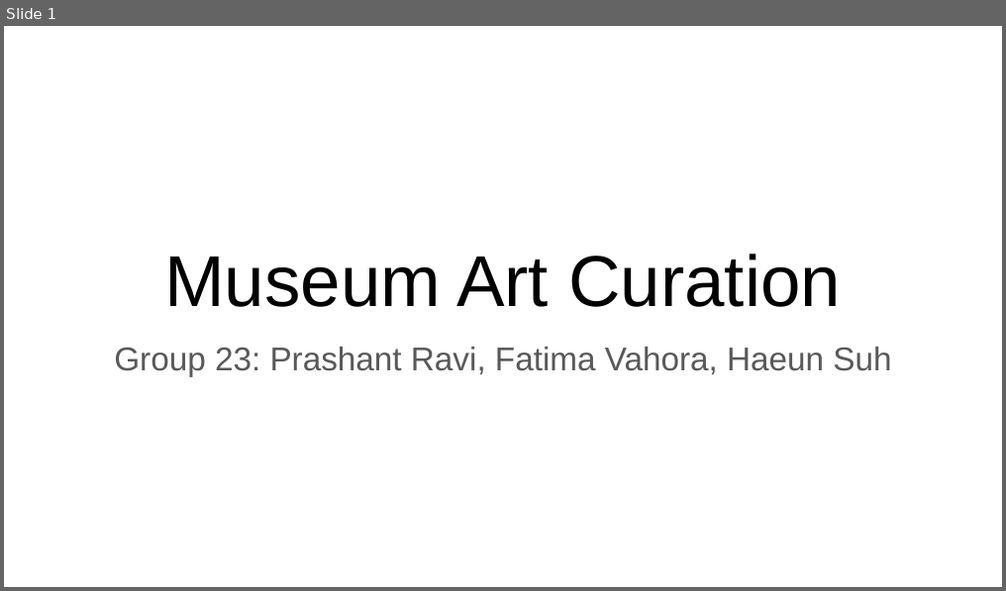
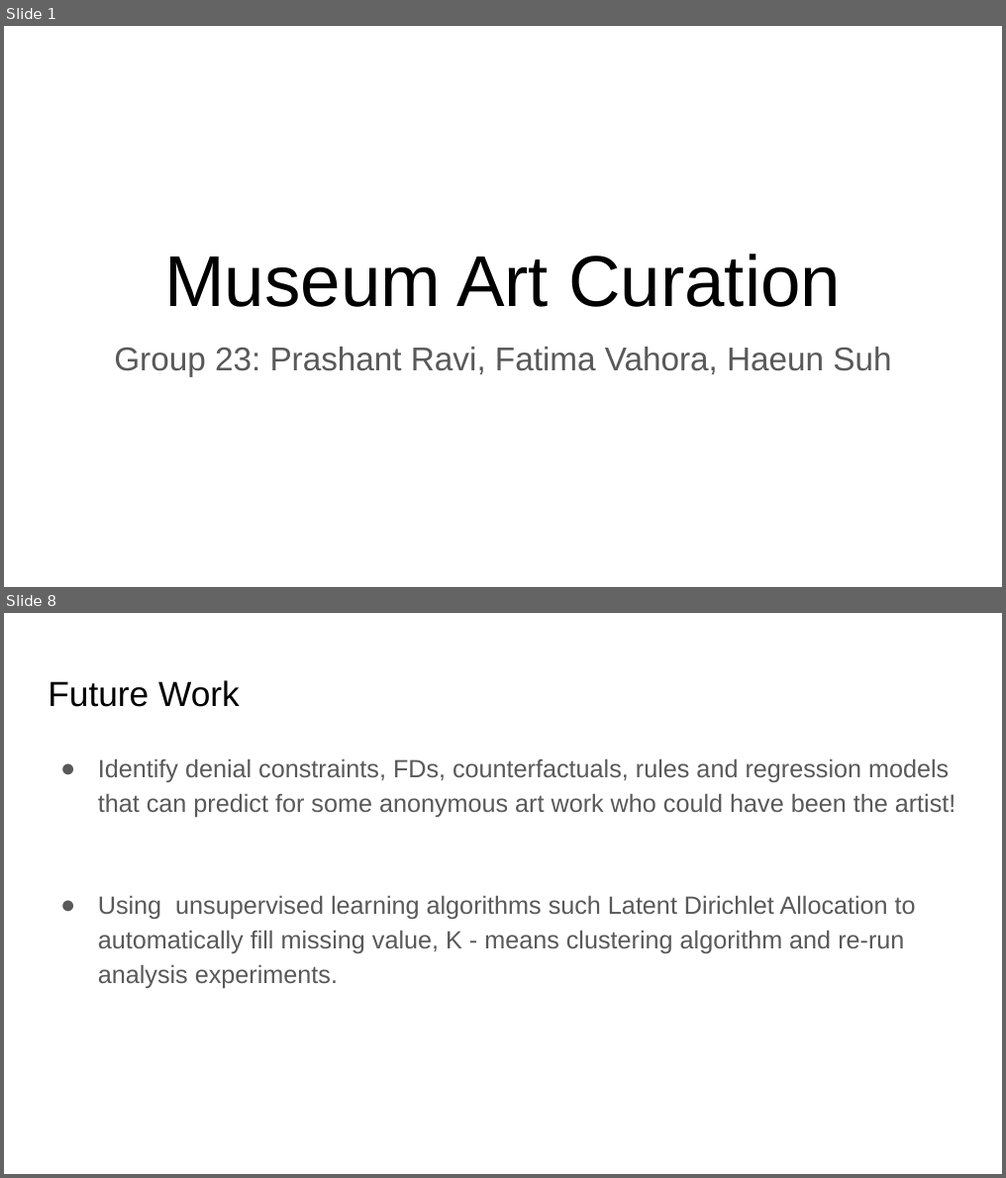
Before and after one commit to IITTeaching/cs520-f23-group-23, a slide deck: main-520-project/CS 520 Data Curation.pptx. Shown one above the other, each under a label of ours: slide 1 before the commit, slides 1 and 8 after it; the slides between them are not shown. The pictures are 1006x591 and 1006x1178 pixels, drawn with LibreOffice and Linux fonts; fonts in the diff are those of the drawing. Boxes give left, top, right and bottom in pixels: in the first picture for what was removed or moved away, otherwise in the second. Text is boxed around its words. In the diff, an @@ line names an element or a change of style, - is before the commit and + after.

```diff
--- a/main-520-project/CS 520 Data Curation.pptx
+++ b/main-520-project/CS 520 Data Curation.pptx
@@ slide 8 added at <box>4,613,1002,1174</box>, background #FFFFFF @@
@@ title added at <box>48,680,240,707</box>, 25.2 pt, text #000000 @@
+Future Work
@@ text added at <box>98,759,956,988</box>, 18 pt, text #595959 @@
+● Identify denial constraints, FDs, counterfactuals, rules and regression models that can predict for some anonymous art work who could have been the artist!
+● Using unsupervised learning algorithms such Latent Dirichlet Allocation to automatically fill missing value, K - means clustering algorithm and re-run analysis experiments.
```
Also in this commit, not shown: 7 slides changed.
